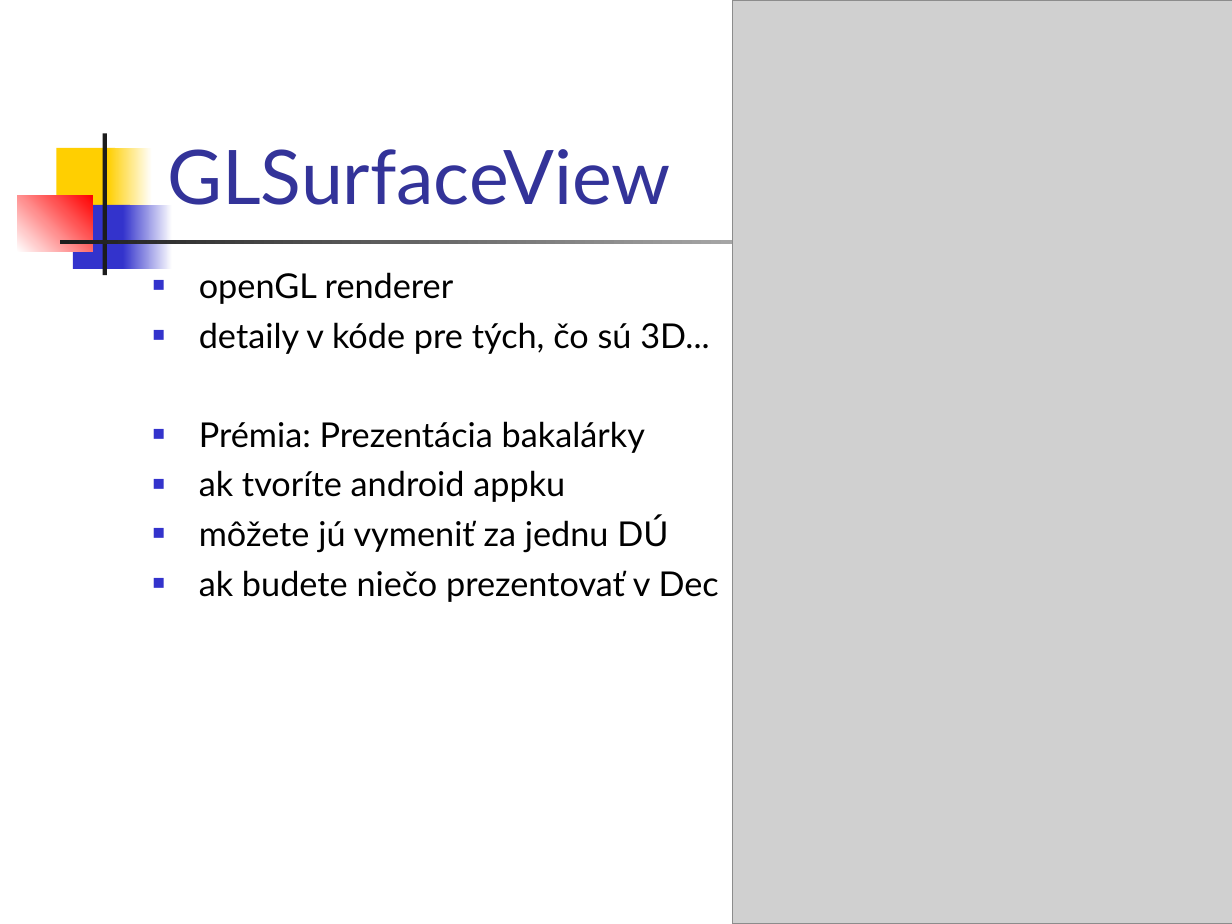
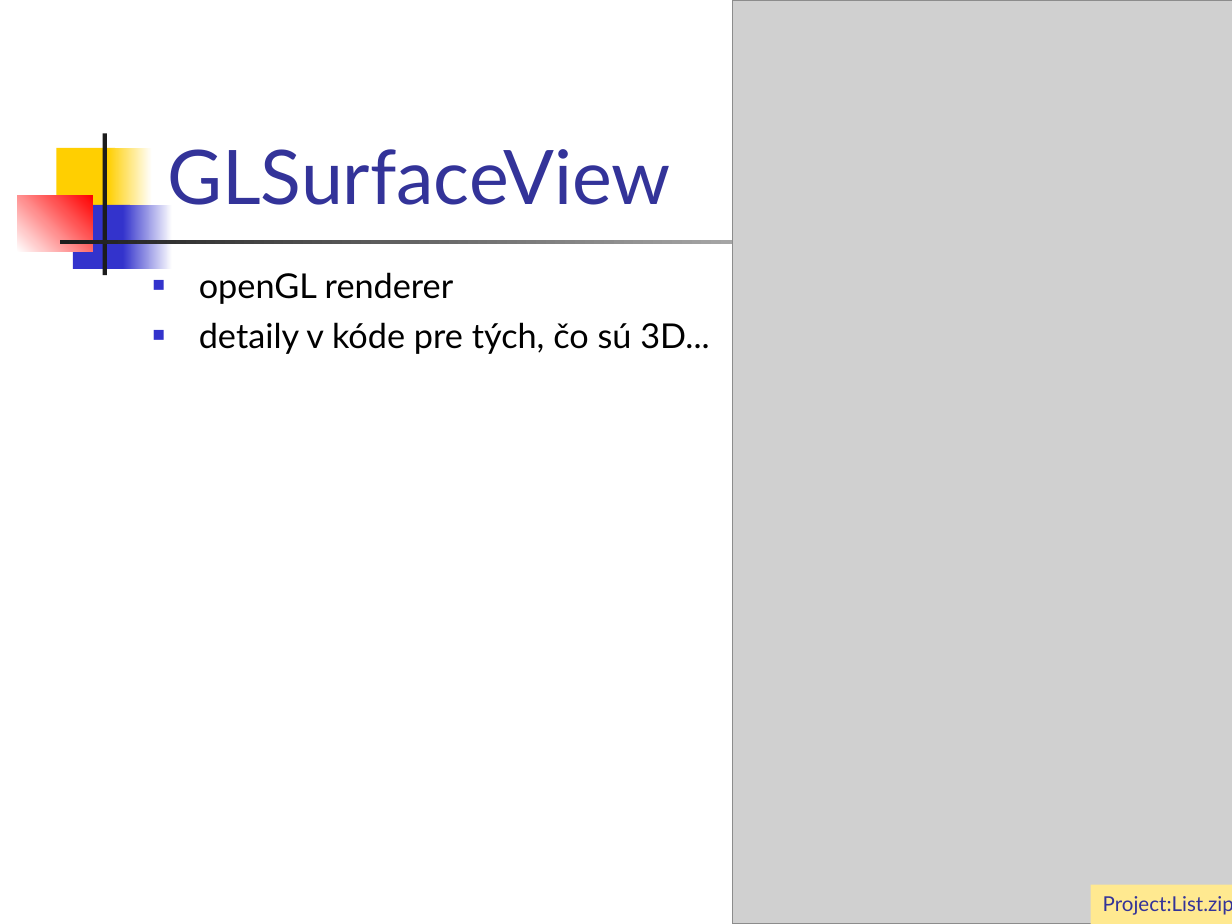
Before and after one commit to vmandro/Prednasky, a slide deck: slide 13 of 05/05_Android.ppt. Drawn at 1232x924 pixels with LibreOffice and Linux fonts; fonts in the diff are those of the drawing; grey boxes stand for pictures. Boxes give left, top, right and bottom in pixels: in the first picture for what was removed or moved away, otherwise in the second. Text is boxed around its words. In the diff, an @@ line names an element or a change of style, - is before the commit and + after.

```diff
--- a/05/05_Android.ppt
+++ b/05/05_Android.ppt
@@ text at (199,421,719,602): paragraphs removed @@
-■ Prémia: Prezentácia bakalárky
-■ ak tvoríte android appku
-■ môžete jú vymeniť za jednu DÚ
-■ ak budete niečo prezentovať v Dec
@@ rectangle added at (1090,885,1232,924), fill #FFE990, 12 pt, text #333399 @@
+Project:List.zip
```
Also in this commit, not shown: 5 other slides changed, 1 other file.
